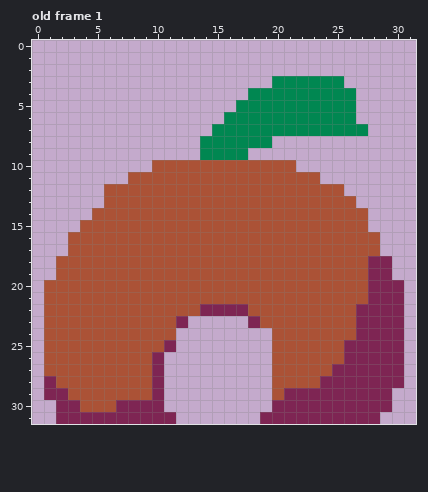
File history of a pixel-art file, data/sprites/game/unyu_house.ase. That is the earlier state.
32x32 pixels, 1 frame. Shown: old frame 1. The commit also changed other frames, which this record leaves out.
The result:
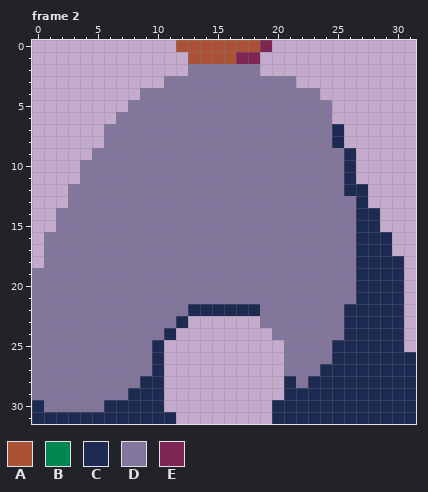
Palette (. is transparent): A #ab5236  B #008751  C #1d2b53  D #83769c  E #7e2553
A new or re-ordered frame is compared with the old frame closest to it.
The exact change:
frames 1 -> 3
Changed rows in their new state; - is an unchanged pixel.
Frame 2 is new; against old frame 1:
first column x 0:
 0 ------------AAAAAAAE------------
 1 -------------AAAAEE-------------
 2 -------------DDDDDD-------------
 3 -----------DDDDDDDDDDD....------
 4 ---------DDDDDDDDDDDDDDD...-----
 5 --------DDDDDDDDDDDDDDDDD..-----
 6 -------DDDDDDDDDDDDDDDDDD..-----
 7 ------DDDDDDDDDDDDDDDDDDDC..----
 8 ------DDDDDDDDDDDDDDDDDDDC------
 9 -----DDDDDDDDDDDDDDDDDDDDDC-----
10 ----DDDDDDDDDDDDDDDDDDDDDDC-----
11 ----DDDDDDDDDDDDDDDDDDDDDDC-----
12 ---DDDDDDDDDDDDDDDDDDDDDDDCC----
13 ---DDDDDDDDDDDDDDDDDDDDDDDDC----
14 --DDDDDDDDDDDDDDDDDDDDDDDDDCC---
15 --DDDDDDDDDDDDDDDDDDDDDDDDDCC---
16 -DDDDDDDDDDDDDDDDDDDDDDDDDDCCC--
17 -DDDDDDDDDDDDDDDDDDDDDDDDDDCCC--
18 -DDDDDDDDDDDDDDDDDDDDDDDDDDCCCC-
19 DDDDDDDDDDDDDDDDDDDDDDDDDDDCCCC-
20 DDDDDDDDDDDDDDDDDDDDDDDDDDDCCCC-
21 DDDDDDDDDDDDDDDDDDDDDDDDDDDCCCC-
22 DDDDDDDDDDDDDCCCCCCDDDDDDDCCCCC-
23 DDDDDDDDDDDDC-----.DDDDDDDCCCCC-
24 DDDDDDDDDDDC--------DDDDDDCCCCC-
25 DDDDDDDDDDC.--------.DDDDCCCCCC-
26 DDDDDDDDDDC---------.DDDDCCCCCCC
27 DDDDDDDDDDC---------.DDDCCCCCCCC
28 DDDDDDDDDCC---------.CDCCCCCCCCC
29 DDDDDDDDCCC---------.CCCCCCCCCCC
30 CDDDDDCCCCC---------CCCCCCCCCCCC
31 CCCCCCCCCCCC-------.CCCCCCCCCCCC
Changed places in both pictures, as pixel boxes (x1, y1, x2, y2):
changed: (32, 40, 416, 424)
